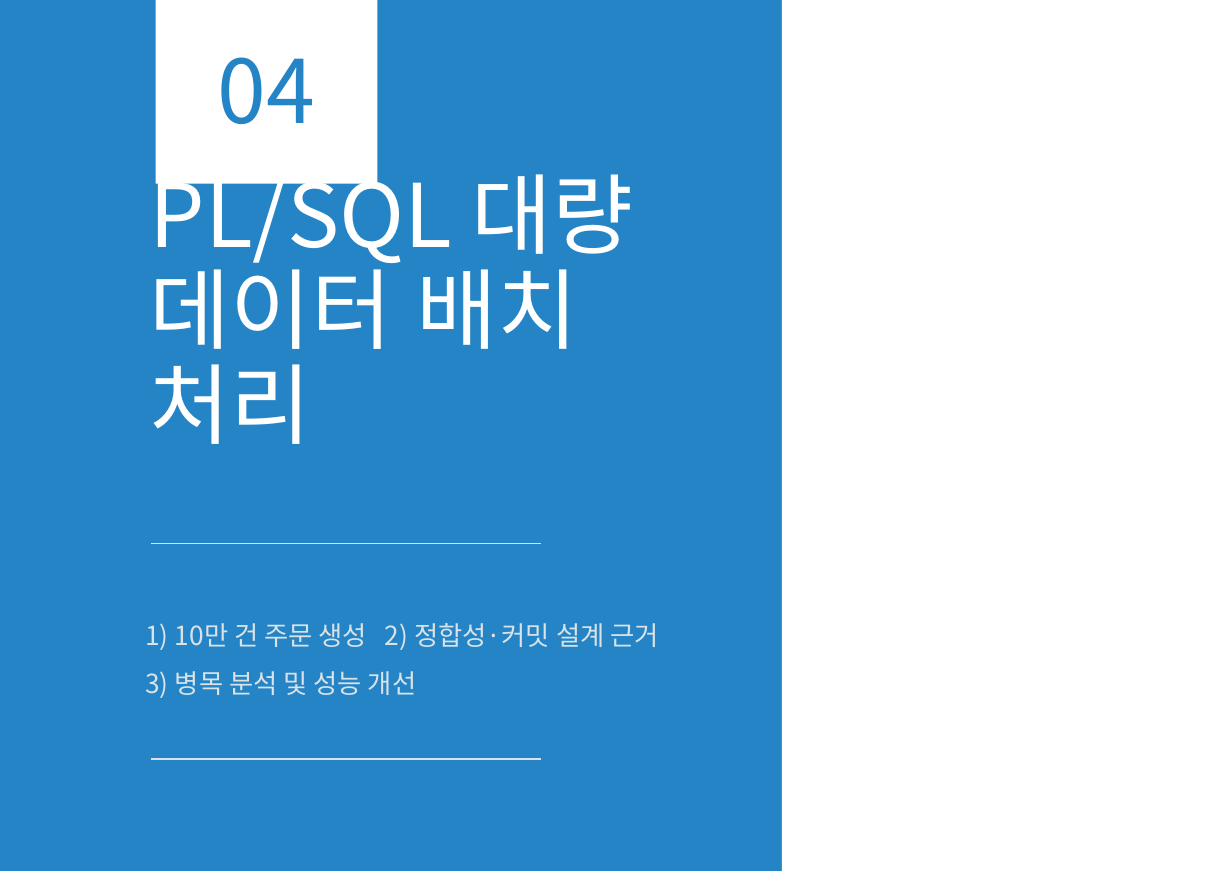
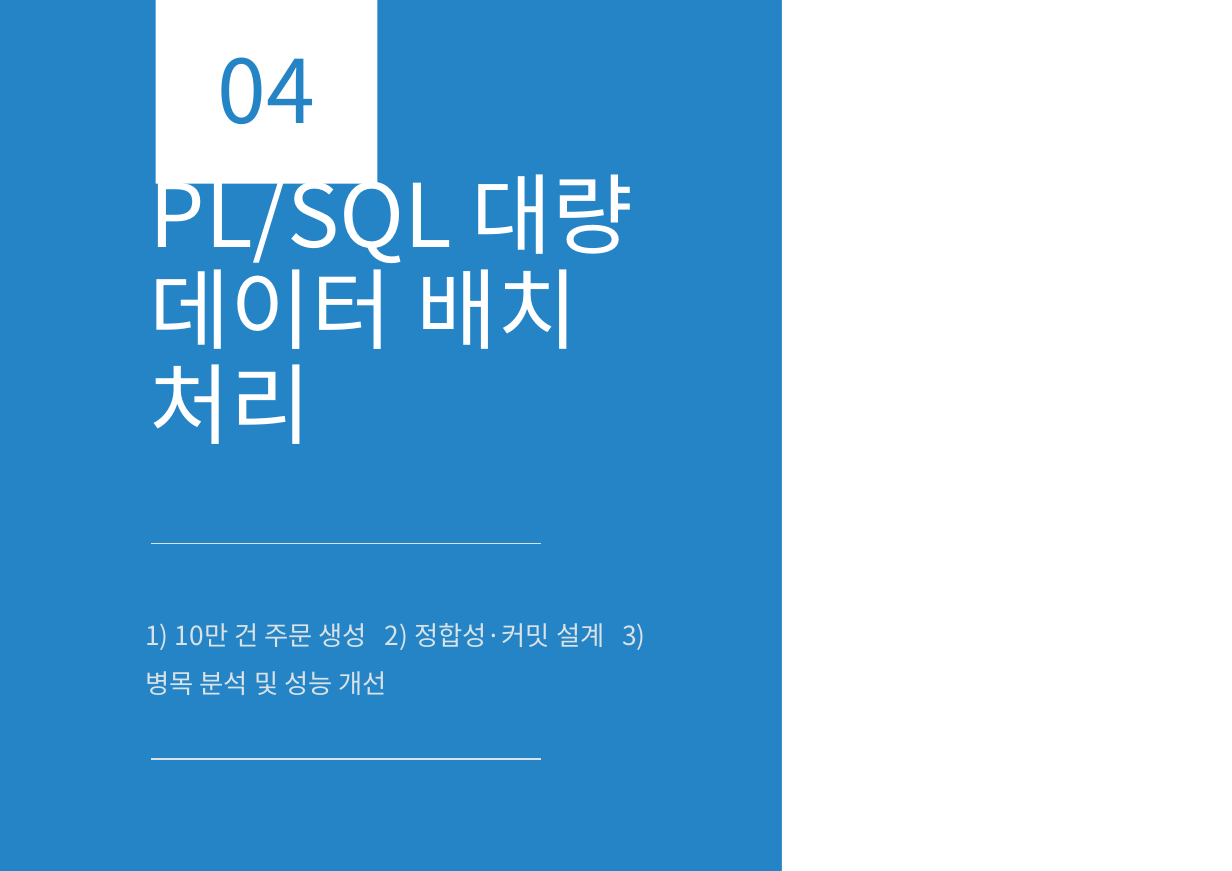
Before and after one commit to olmas70/slides, a slide deck: slide 49 of ppt/BO_DB운영_발표.pptx (slide 11 before the commit). Drawn at 1232x871 pixels with LibreOffice and Linux fonts; fonts in the diff are those of the drawing. Boxes give left, top, right and bottom in pixels: in the first picture for what was removed or moved away, otherwise in the second. Text is boxed around its words. In the diff, an @@ line names an element or a change of style, - is before the commit and + after.

```diff
--- a/ppt/BO_DB운영_발표.pptx
+++ b/ppt/BO_DB운영_발표.pptx
@@ text at [145, 623, 645, 695]: text changed @@
-1) 10만 건 주문 생성 2) 정합성·커밋 설계 근거 3) 병목 분석 및 성능 개선
+1) 10만 건 주문 생성 2) 정합성·커밋 설계 3) 병목 분석 및 성능 개선
```
Also in this commit, not shown: 8 other slides changed, 48 slides added.
